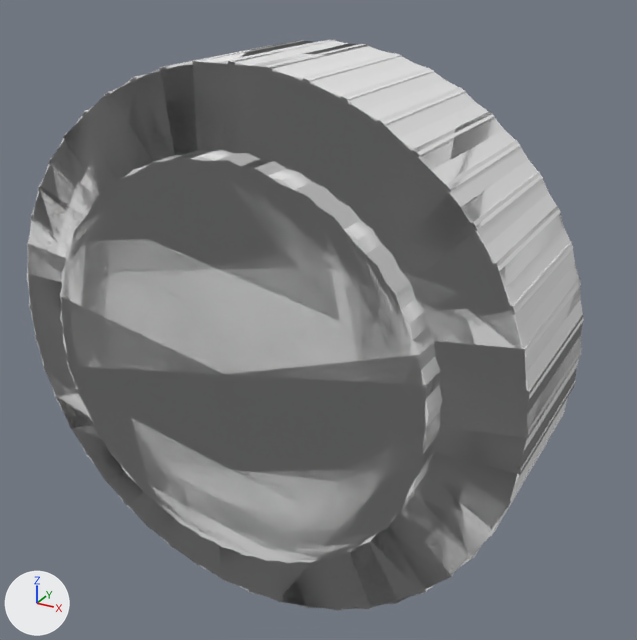
Two versions of the OBJ model models/gear3d_spur_gear.obj, one commit apart.
Rendered twice from a camera (50 mm lens) standing at (0.898, -1.755, 0.787) and looking at (-0.038, -0.054, -0.064). The axes (+X, +Y, +Z) are drawn at lower left. The lights are the same throughout. Where no turn or scale is listed for an object, it has been applied to the vertices. Vertices at the same position are counted once.

Names of what the first picture shows: 'Cylinder_Cylinder.003'.
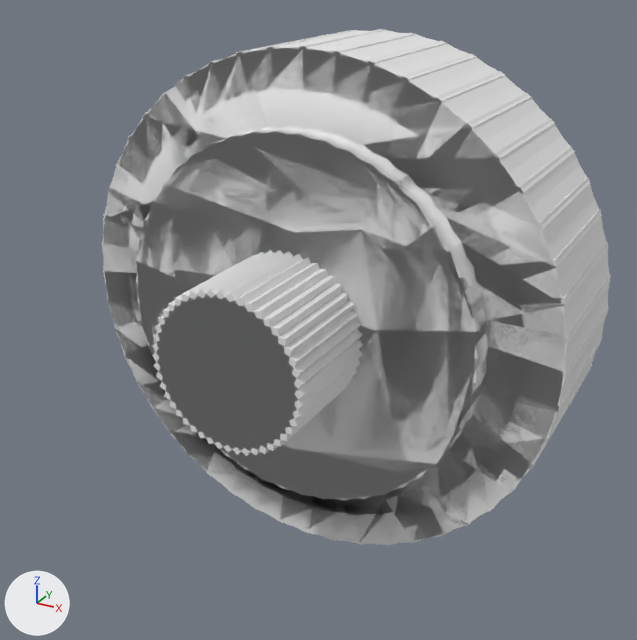
What differs and where, as boxes (x1, y1, x2, y2) in the pictures (637 x 640 px):
'Cylinder_Cylinder.003', reshaped (9% narrower, 10% shorter): before (27, 40, 584, 611); after (102, 29, 611, 545)
part 1 of me_cylinder_cylinder_003, rebuilt (9% narrower, 9% shorter): before (27, 41, 584, 609); after (102, 30, 611, 544)
part 2 of me_cylinder_cylinder_003, rebuilt (8% narrower, 10% shorter): before (27, 40, 581, 611); after (104, 29, 611, 545)
part 3 of me_cylinder_cylinder_003, rebuilt (9% narrower, 10% shorter): before (27, 40, 584, 611); after (102, 29, 608, 545)
part 4 of me_cylinder_cylinder_003, added: after (152, 250, 363, 456)

The change, as a list of edits to the scene's bpy script:
```text
Change me_cylinder_cylinder_003:
    used by ob_cylinder_cylinder_003; location = (0.0, 0.0, 0.0)
    remove me_cylinder_cylinder_003.from_pydata(...)  # 551 vertices, 614 faces; spans x -0.583..0.583, y -0.5..0.188, z -0.583..0.583
    add me_cylinder_cylinder_003.from_pydata(...)  # 604 vertices, 533 faces, 880 loose edges; spans x -0.583..0.583, y -0.502..0.5, z -0.583..0.583
    me_cylinder_cylinder_003 part 1: the loose piece of 164 vertices spanning x -0.577..0.577, y -0.5..0.0, z -0.577..0.577 is rebuilt with 152 vertices and now spans x -0.577..0.577, y -0.25..0.25, z -0.577..0.577
    me_cylinder_cylinder_003 part 2: the loose piece of 148 vertices spanning x -0.583..0.583, y -0.5..0.0, z -0.583..0.583 is rebuilt with 129 vertices and now spans x -0.583..0.583, y -0.25..0.25, z -0.583..0.583
    me_cylinder_cylinder_003 part 3: the loose piece of 143 vertices spanning x -0.583..0.583, y -0.5..0.0, z -0.583..0.583 is rebuilt with 131 vertices and now spans x -0.583..0.583, y -0.25..0.25, z -0.583..0.583
    me_cylinder_cylinder_003 part 4: 96 vertices added at x -0.177..0.177, y -0.502..-0.25, z -0.177..0.177
```
